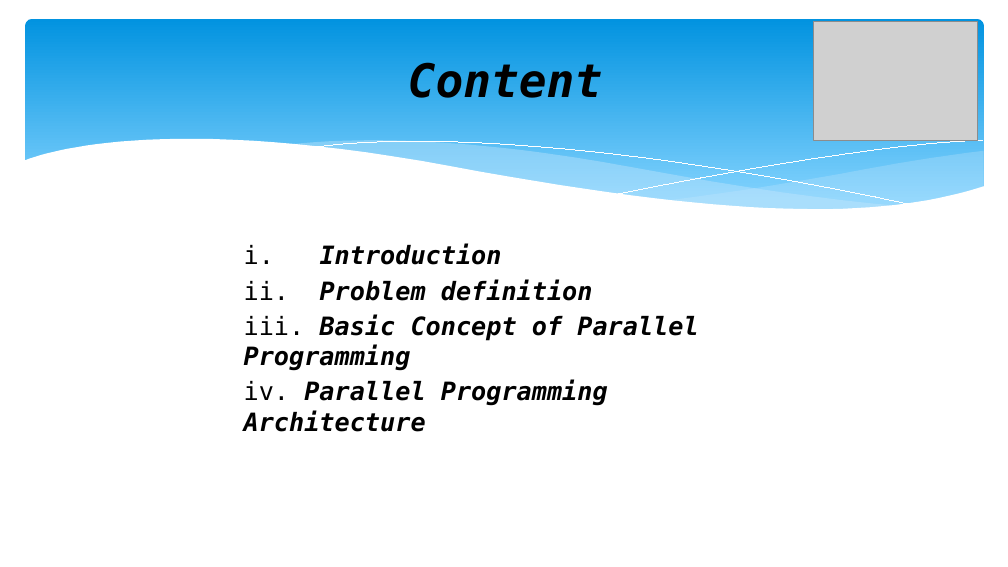
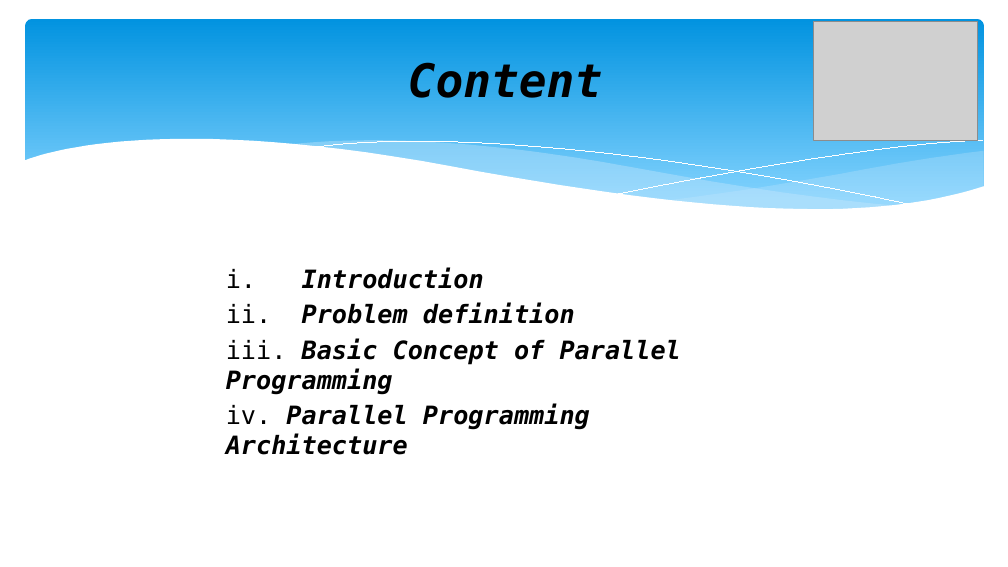
Before and after one commit to josephpal/esp32-ParallelProgramming, a slide deck: slide 2 of presentation/2019-11-05 - Presentation TMP Project.pptx. Drawn at 1008x567 pixels with LibreOffice and Linux fonts; fonts in the diff are those of the drawing; grey boxes stand for pictures. Boxes give left, top, right and bottom in pixels: in the first picture for what was removed or moved away, otherwise in the second. Text is boxed around its words. In the diff, an @@ line names an element or a change of style, - is before the commit and + after.

```diff
--- a/presentation/2019-11-05 - Presentation TMP Project.pptx
+++ b/presentation/2019-11-05 - Presentation TMP Project.pptx
@@ text "i. Introduction": place and size @@
-text "i. Introduction" at (244,243,698,432)
+text "i. Introduction" at (226,267,681,455)
```
Also in this commit, not shown: 2 other slides changed, 5 slides added, 4 slides removed, 2 other files.
